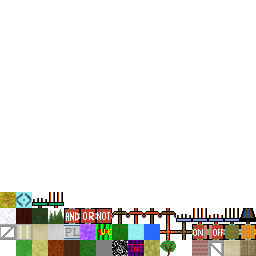
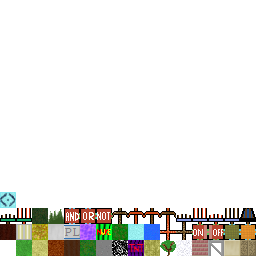
Layer changes from the first 256 × 256 image to the second:
added layer "Pasted Layer" above "TerrainTextures.png" over [176, 240, 192, 256]
painted on "TerrainTextures.png" over [0, 192, 64, 240]
